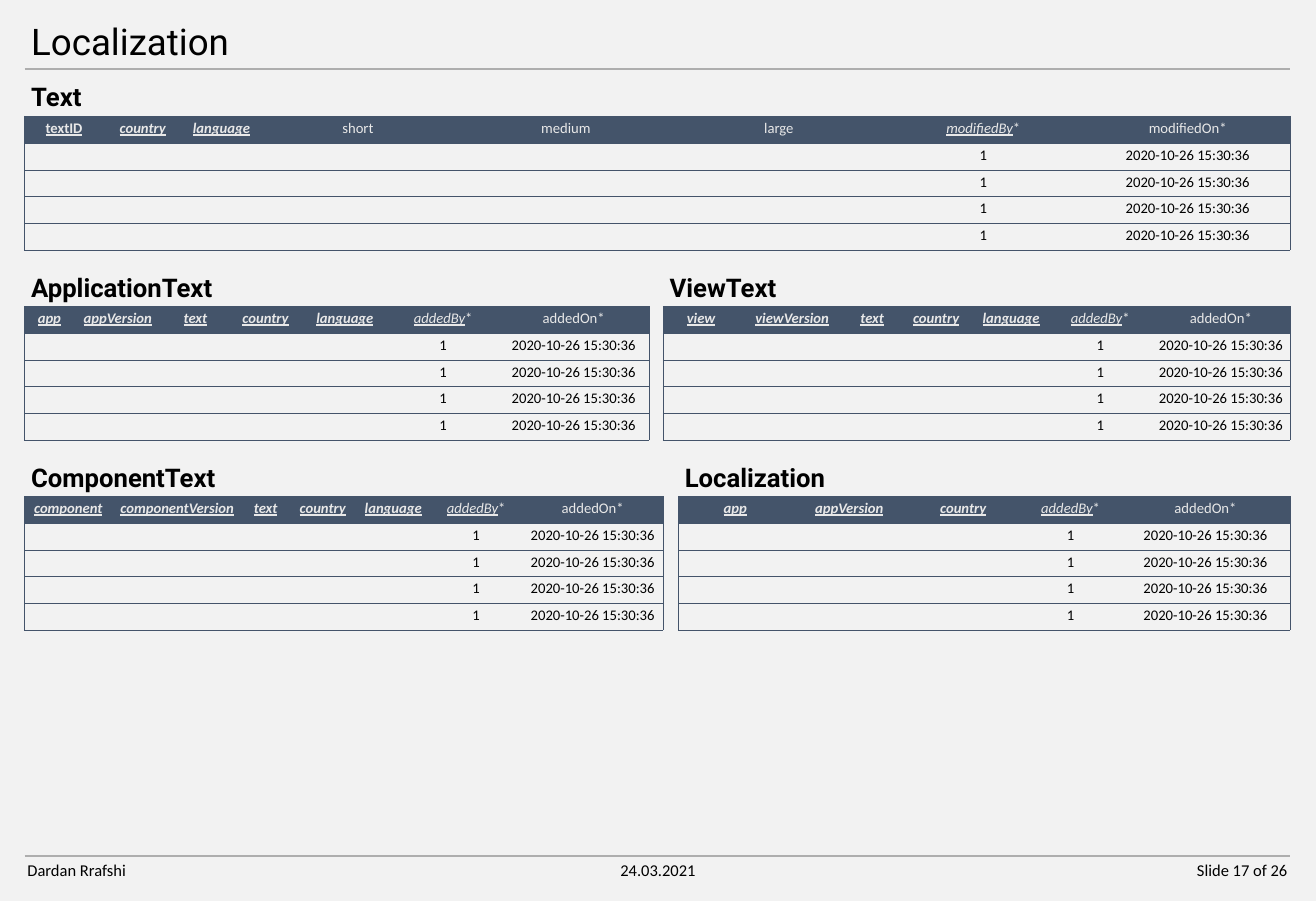
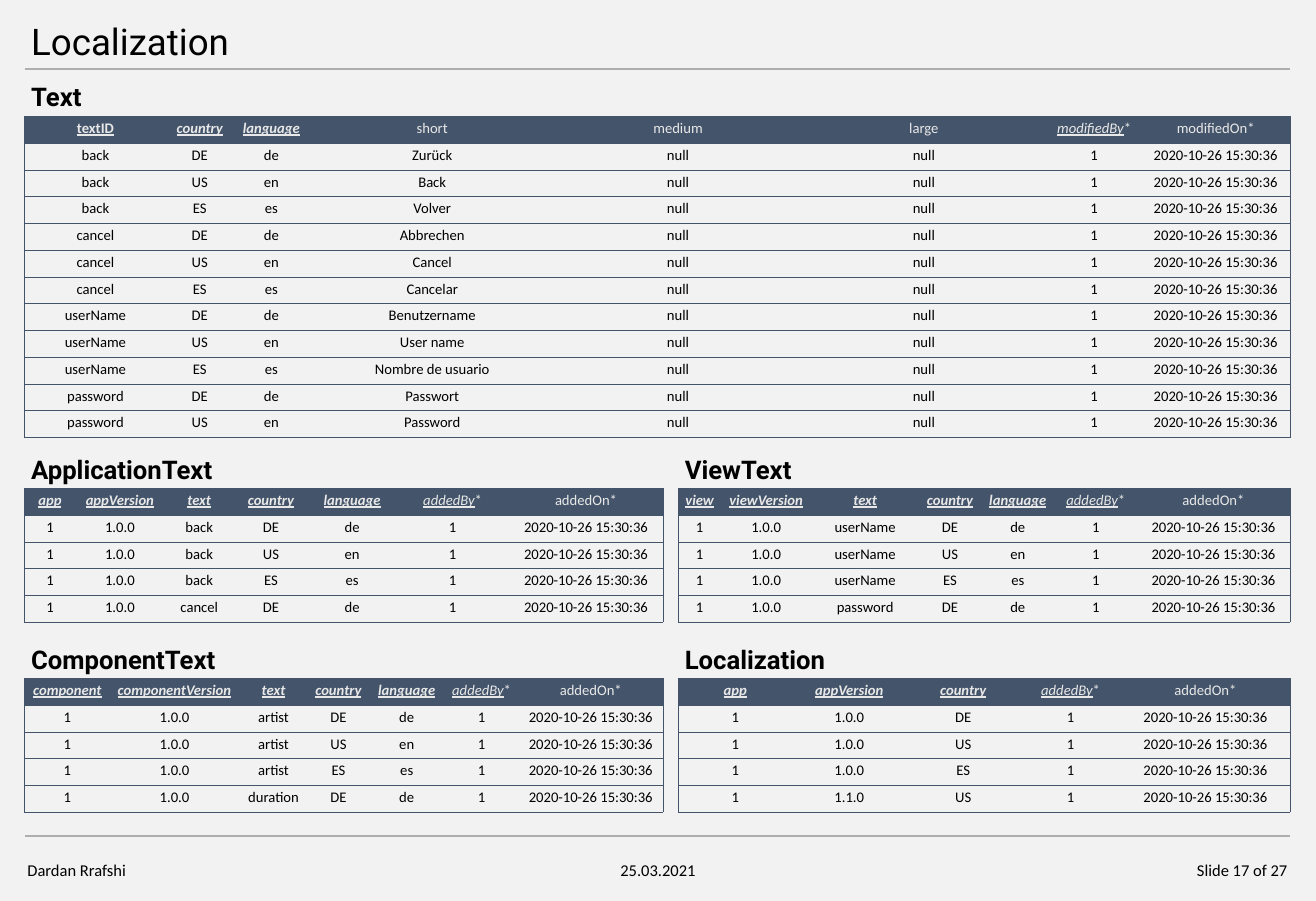
Before and after one commit to DonColon/appman-api-spec, a slide deck: slide 17 of docs/Appman - Data Model.pptx. Drawn at 1316x901 pixels with LibreOffice and Linux fonts; fonts in the diff are those of the drawing. Boxes give left, top, right and bottom in pixels: in the first picture for what was removed or moved away, otherwise in the second. Text is boxed around its words. In the diff, an @@ line names an element or a change of style, - is before the commit and + after.

```diff
--- a/docs/Appman - Data Model.pptx
+++ b/docs/Appman - Data Model.pptx
@@ table at (24,116,1289,438) @@
-row 2:  |  |  |  |  |  | 1 | 2020-10-26 15:30:36
-row 3:  |  |  |  |  |  | 1 | 2020-10-26 15:30:36
-row 4:  |  |  |  |  |  | 1 | 2020-10-26 15:30:36
-row 5:  |  |  |  |  |  | 1 | 2020-10-26 15:30:36
+row 2: back | DE | de | Zurück | null | null | 1 | 2020-10-26 15:30:36
+row 3: back | US | en | Back | null | null | 1 | 2020-10-26 15:30:36
+row 4: back | ES | es | Volver | null | null | 1 | 2020-10-26 15:30:36
+row 5: cancel | DE | de | Abbrechen | null | null | 1 | 2020-10-26 15:30:36
+row 6: cancel | US | en | Cancel | null | null | 1 | 2020-10-26 15:30:36
+row 7: cancel | ES | es | Cancelar | null | null | 1 | 2020-10-26 15:30:36
+row 8: userName | DE | de | Benutzername | null | null | 1 | 2020-10-26 15:30:36
+row 9: userName | US | en | User name | null | null | 1 | 2020-10-26 15:30:36
+row 10: userName | ES | es | Nombre de usuario | null | null | 1 | 2020-10-26 15:30:36
+row 11: password | DE | de | Passwort | null | null | 1 | 2020-10-26 15:30:36
+row 12: password | US | en | Password | null | null | 1 | 2020-10-26 15:30:36
@@ text "ViewText": place and size @@
-text "ViewText" at (670,278,777,298)
+text "ViewText" at (685,460,792,480)
@@ table at (24,489,663,623) @@
-row 2:  |  |  |  |  | 1 | 2020-10-26 15:30:36
+row 2: 1 | 1.0.0 | back | DE | de | 1 | 2020-10-26 15:30:36
-row 3:  |  |  |  |  | 1 | 2020-10-26 15:30:36
+row 3: 1 | 1.0.0 | back | US | en | 1 | 2020-10-26 15:30:36
-row 4:  |  |  |  |  | 1 | 2020-10-26 15:30:36
+row 4: 1 | 1.0.0 | back | ES | es | 1 | 2020-10-26 15:30:36
-row 5:  |  |  |  |  | 1 | 2020-10-26 15:30:36
+row 5: 1 | 1.0.0 | cancel | DE | de | 1 | 2020-10-26 15:30:36
@@ table: place and size @@
-table at (24,306,649,440)
+table at (24,489,663,623)
@@ table at (678,489,1290,623) @@
-row 2:  |  |  |  |  | 1 | 2020-10-26 15:30:36
+row 2: 1 | 1.0.0 | userName | DE | de | 1 | 2020-10-26 15:30:36
-row 3:  |  |  |  |  | 1 | 2020-10-26 15:30:36
+row 3: 1 | 1.0.0 | userName | US | en | 1 | 2020-10-26 15:30:36
-row 4:  |  |  |  |  | 1 | 2020-10-26 15:30:36
+row 4: 1 | 1.0.0 | userName | ES | es | 1 | 2020-10-26 15:30:36
-row 5:  |  |  |  |  | 1 | 2020-10-26 15:30:36
+row 5: 1 | 1.0.0 | password | DE | de | 1 | 2020-10-26 15:30:36
@@ table: place and size @@
-table at (663,306,1290,440)
+table at (678,489,1290,623)
@@ 3 texts, 2 tables: place and size @@
-3 texts, 2 tables at (24,277,1290,631)
+3 texts, 2 tables at (24,459,1290,813)
@@ table at (24,679,663,813) @@
-row 2:  |  |  |  |  | 1 | 2020-10-26 15:30:36
+row 2: 1 | 1.0.0 | artist | DE | de | 1 | 2020-10-26 15:30:36
-row 3:  |  |  |  |  | 1 | 2020-10-26 15:30:36
+row 3: 1 | 1.0.0 | artist | US | en | 1 | 2020-10-26 15:30:36
-row 4:  |  |  |  |  | 1 | 2020-10-26 15:30:36
+row 4: 1 | 1.0.0 | artist | ES | es | 1 | 2020-10-26 15:30:36
-row 5:  |  |  |  |  | 1 | 2020-10-26 15:30:36
+row 5: 1 | 1.0.0 | duration | DE | de | 1 | 2020-10-26 15:30:36
@@ table at (678,679,1290,813) @@
-row 2:  |  |  | 1 | 2020-10-26 15:30:36
+row 2: 1 | 1.0.0 | DE | 1 | 2020-10-26 15:30:36
-row 3:  |  |  | 1 | 2020-10-26 15:30:36
+row 3: 1 | 1.0.0 | US | 1 | 2020-10-26 15:30:36
-row 4:  |  |  | 1 | 2020-10-26 15:30:36
+row 4: 1 | 1.0.0 | ES | 1 | 2020-10-26 15:30:36
-row 5:  |  |  | 1 | 2020-10-26 15:30:36
+row 5: 1 | 1.1.0 | US | 1 | 2020-10-26 15:30:36
@@ line moved from (24, 856) - (1290, 856) to (24, 837) - (1290, 837) @@
@@ text at (620,865,695,876): text changed @@
-24.03.2021
+25.03.2021
@@ text at (1197,864,1288,876): text changed @@
-Slide 17 of 26
+Slide 17 of 27
```
Also in this commit, not shown: 25 other slides changed, 1 slide added, 17 other files.
